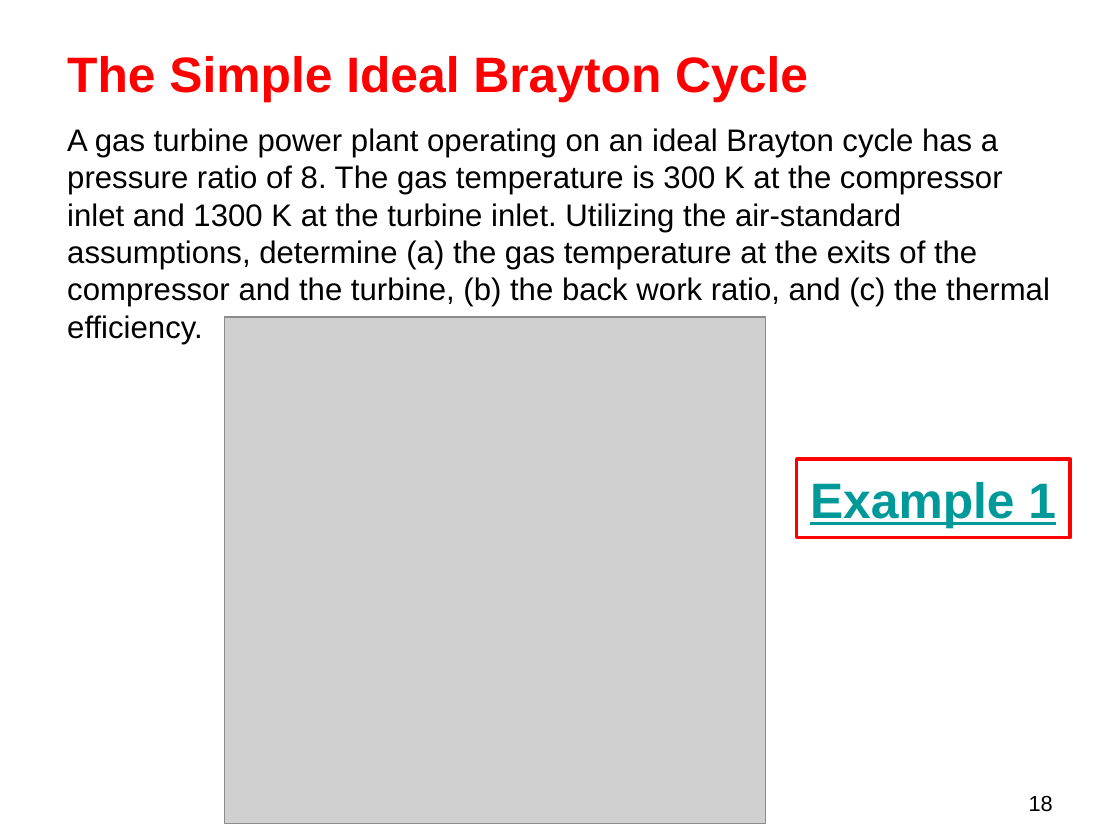
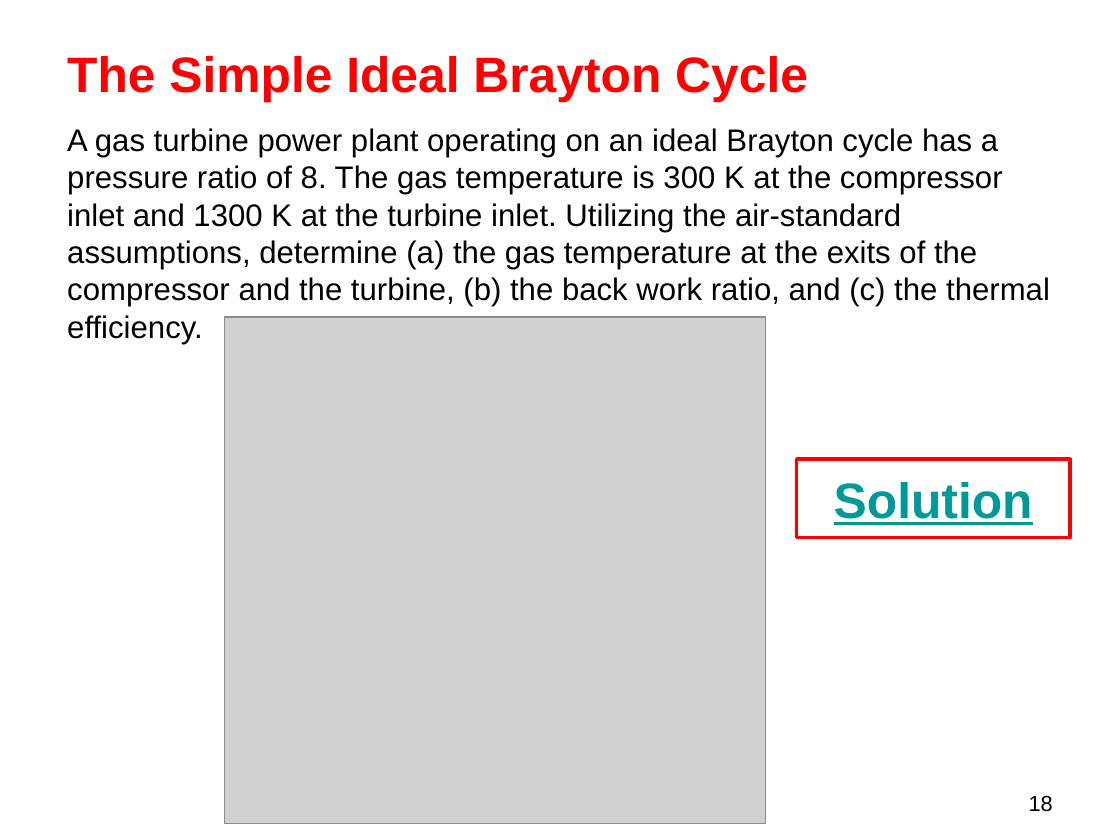
Before and after one commit to longapalooza/ENGR222, a slide deck: slide 18 of 17.The Brayton Cycle.pptx. Drawn at 1120x840 pixels with LibreOffice and Linux fonts; fonts in the diff are those of the drawing; grey boxes stand for pictures. Boxes give left, top, right and bottom in pixels: in the first picture for what was removed or moved away, otherwise in the second. Text is boxed around its words. In the diff, an @@ line names an element or a change of style, - is before the commit and + after.

```diff
--- a/17.The Brayton Cycle.pptx
+++ b/17.The Brayton Cycle.pptx
@@ title at [834, 482, 1033, 525]: text changed @@
-Example 1
+Solution
```
Also in this commit, not shown: 1 other slide changed.
